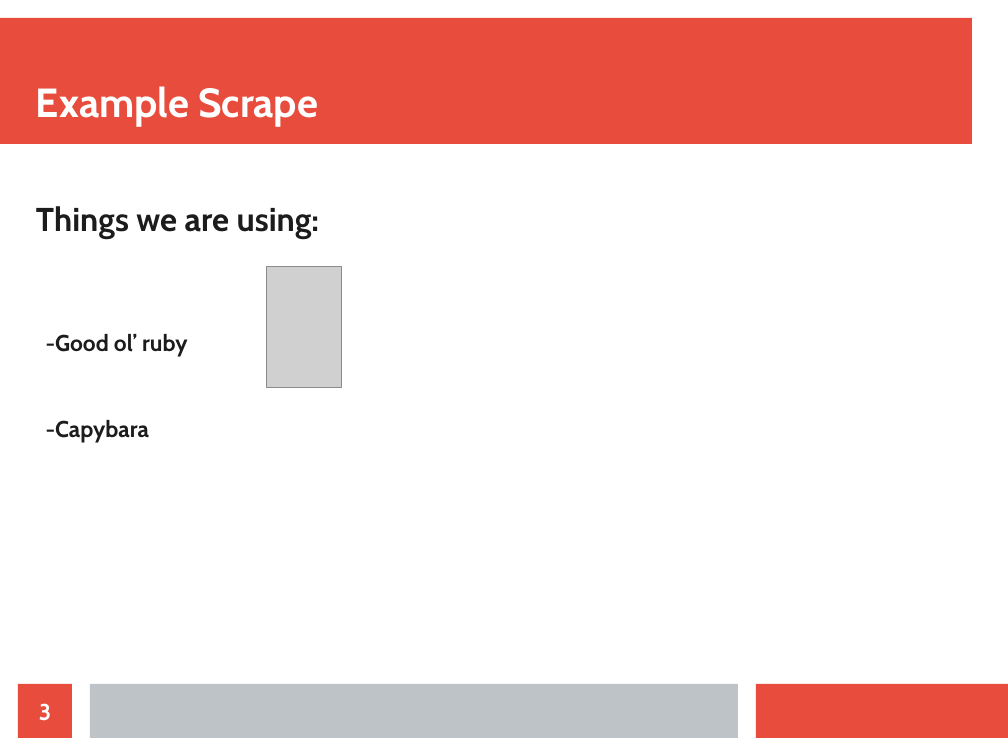
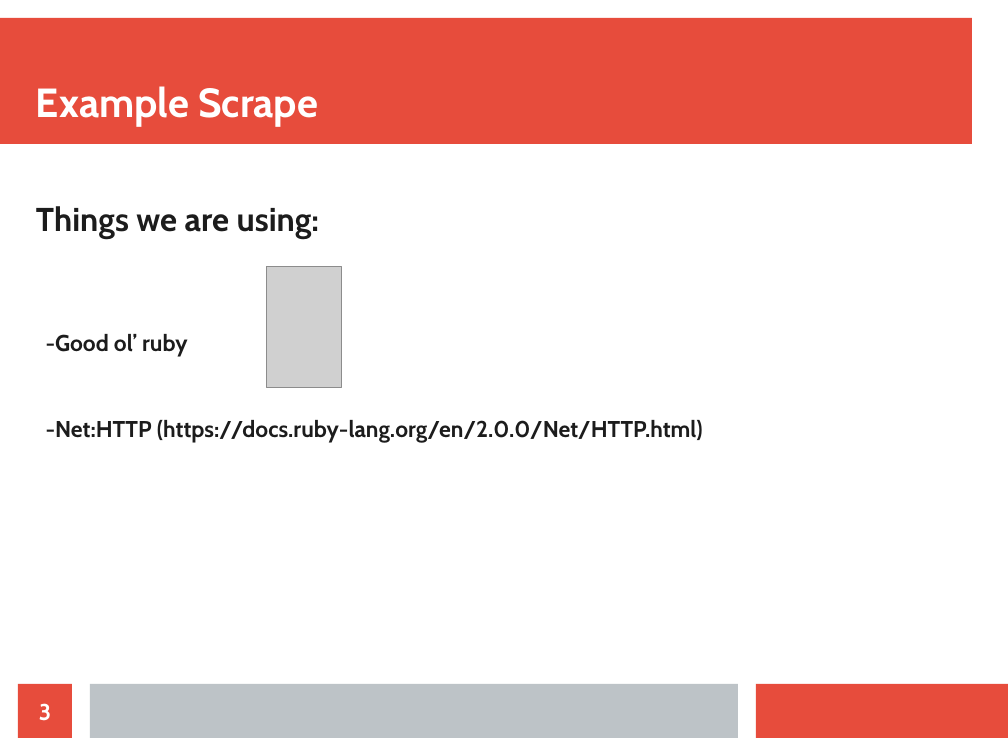
Before and after one commit to Lewington-pitsos/web_scraping_presentation, a slide deck: slide 3 of web_scraping.odp. Drawn at 1008x756 pixels with LibreOffice and Linux fonts; fonts in the diff are those of the drawing; grey boxes stand for pictures. Boxes give left, top, right and bottom in pixels: in the first picture for what was removed or moved away, otherwise in the second. Text is boxed around its words. In the diff, an @@ line names an element or a change of style, - is before the commit and + after.

```diff
--- a/web_scraping.odp
+++ b/web_scraping.odp
@@ text at bbox=[46, 420, 703, 443]: text changed @@
--Capybara
+-Net:HTTP (https://docs.ruby-lang.org/en/2.0.0/Net/HTTP.html)
```
Also in this commit, not shown: 3 slides added, 2 slides removed, 14 other files.
